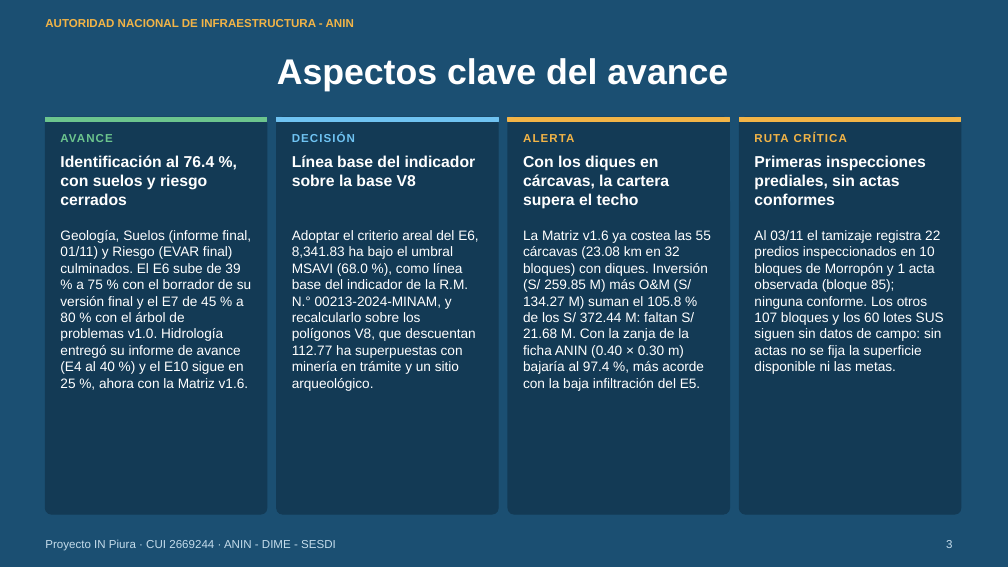
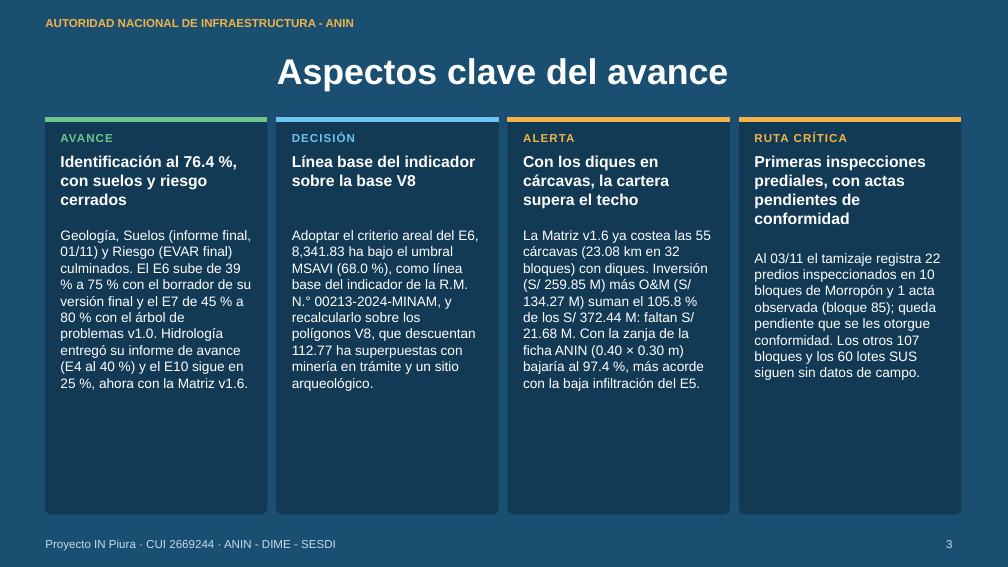
Before and after one commit to salomoncahuas-tech/Salomon1969, a slide deck: slide 3 of presentaciones/avance_perfil_sesdi_2026-11-03/Avance_Perfil_IN_Piura_SESDI_03_noviembre.pptx. Drawn at 1008x567 pixels with LibreOffice and Linux fonts; fonts in the diff are those of the drawing. Boxes give left, top, right and bottom in pixels: in the first picture for what was removed or moved away, otherwise in the second. Text is boxed around its words. In the diff, an @@ line names an element or a change of style, - is before the commit and + after.

```diff
--- a/presentaciones/avance_perfil_sesdi_2026-11-03/Avance_Perfil_IN_Piura_SESDI_03_noviembre.pptx
+++ b/presentaciones/avance_perfil_sesdi_2026-11-03/Avance_Perfil_IN_Piura_SESDI_03_noviembre.pptx
@@ text at [754,155,926,224]: text changed @@
-Primeras inspecciones prediales, sin actas conformes
+Primeras inspecciones prediales, con actas pendientes de conformidad
@@ text at [754,253,940,380]: text changed @@
-Al 03/11 el tamizaje registra 22 predios inspeccionados en 10 bloques de Morropón y 1 acta observada (bloque 85); ninguna conforme. Los otros 107 bloques y los 60 lotes SUS siguen sin datos de campo: sin actas no se fija la superficie disponible ni las metas.
+Al 03/11 el tamizaje registra 22 predios inspeccionados en 10 bloques de Morropón y 1 acta observada (bloque 85); queda pendiente que se les otorgue conformidad. Los otros 107 bloques y los 60 lotes SUS siguen sin datos de campo.
```
Also in this commit, not shown: 6 other slides changed, 1 slide removed, 3 other files.
